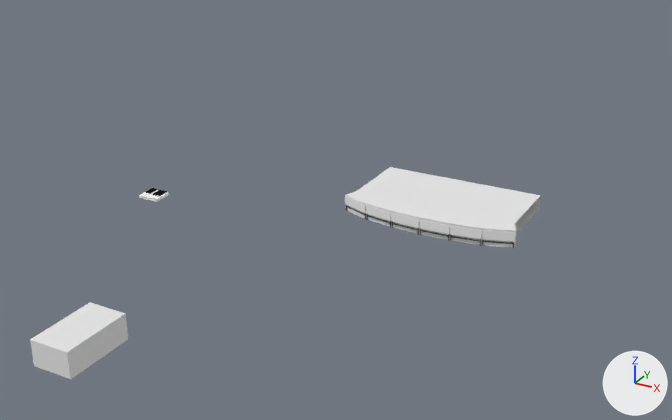
Two versions of the Blender file piano.blend, one commit apart.
Both versions are drawn from a camera (50 mm lens) standing at (24.6, -62.2, 30.9) and looking at (-5.5, -7.4, 3.5). Lighting does not change. The marker at lower right points along +X, +Y and +Z.

Script lines for the objects in view, before the commit:
```python
me_cube = bpy.data.meshes.new('Cube')
me_cube.from_pydata(...)  # a box spanning x -1.0..1.0, y -1.0..1.0, z -1.0..1.0
me_cube.materials.append(mat_material)  # white #e7e7e7
me_stage_floor = bpy.data.meshes.new('stage floor')
me_stage_floor.from_pydata(...)  # 49 vertices, 22 faces; spans x -0.94..0.94, y -1.51..1.02, z -1.03..1.01
me_stage_floor.materials.append(mat_material)  # white #e7e7e7
me_stage_floor_001 = bpy.data.meshes.new('stage floor.001')
me_stage_floor_001.from_pydata(...)  # 26 vertices, 12 faces; spans x -0.98..0.89, y -1.3..-0.92, z 0.01..2.05
ob_core = bpy.data.objects.new('core', me_cube)
ob_core.location = (-15.32, -24.19, -1.39)
ob_core.scale = (1.57, 2.74, 1.0)
_m = ob_core.modifiers.new('Bevel', 'BEVEL')
_m.width = 0.01
_m.width_pct = 0.01
_m.segments = 5
_m.limit_method = 'NONE'
_m.spread = 0.0
ob_stage = bpy.data.objects.new('stage', me_stage_floor)
ob_stage.parent = ob_stage_001
ob_stage.matrix_parent_inverse = Matrix(((0.13, -0.000735, 0.0, 0.0917), (0.00163, 0.289, 0.0, -0.657), (0.0, 0.0, 1.56, -0.657), (0.0, 0.0, 0.0, 1.0)))
ob_stage.location = (-1.01, 3.083, 1.114)
ob_stage.rotation_euler = (0.0, 0.0, -0.00563)  # degrees (0, 0, -0.3)
ob_stage.scale = (7.64, 3.44, 0.641)
_m = ob_stage.modifiers.new('Bevel', 'BEVEL')
_m.width = 0.01
_m.width_pct = 0.01
_m.segments = 5
_m.limit_method = 'NONE'
_m.spread = 0.0
ob_stage_001 = bpy.data.objects.new('stage.001', me_stage_floor_001)
ob_stage_001.location = (-0.69, 2.275, 0.421)
ob_stage_001.rotation_euler = (0.0, 0.0, -0.00563)  # degrees (0, 0, -0.3)
ob_stage_001.scale = (7.66, 3.46, 0.641)
_m = ob_stage_001.modifiers.new('Bevel', 'BEVEL')
_m.width = 0.01
_m.width_pct = 0.01
_m.segments = 5
_m.limit_method = 'NONE'
_m.spread = 0.0
```
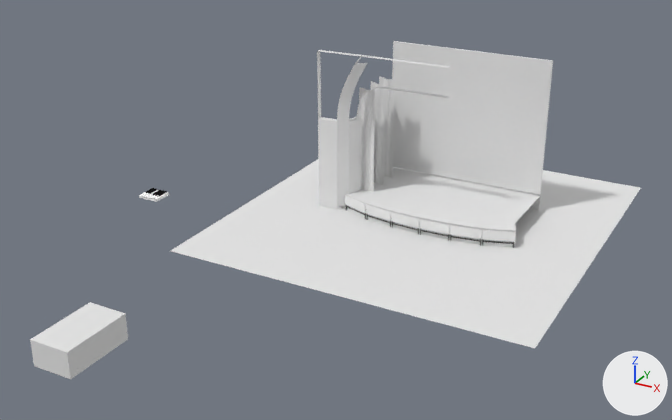
What changed in the scene script:
```text
Add mat_wooden_floor:
    mat_wooden_floor = diffuse_material('wooden floor')
    mat_wooden_floor.base_color = (0.8, 0.8, 0.8)  # white #e7e7e7
Add mat_black_fabric:
    mat_black_fabric = diffuse_material('black fabric')
    mat_black_fabric.base_color = (0.8, 0.8, 0.8)  # white #e7e7e7
Add me_stage_floor_1:
    me_stage_floor_1.from_pydata(...)  # 49 vertices, 21 faces; spans x -0.94..0.94, y -1.51..1.02, z -1.03..1.01
    me_stage_floor_1.materials.append(mat_material)  # white #e7e7e7
Add me_cube_001:
    me_cube_001.from_pydata(...)  # a box spanning x -1.0..1.0, y -1.0..1.0, z -1.0..1.0
Add me_vert:
    me_vert.from_pydata(...)  # 265 vertices, 233 faces, 4 loose edges; spans x -1.96..8.77, y -0.46..7.5, z -0.26..12.86
Add me_vert_001:
    me_vert_001.from_pydata([(20.4, 10.0, -0.1), (-7.4, 10.0, -0.1), (20.4, -8.0, -0.1), (-7.4, -8.0, -0.1)], [], [(0, 1, 3, 2)])
    me_vert_001.materials.append(mat_wooden_floor)  # white #e7e7e7
Add me_plane:
    me_plane.from_pydata(...)  # 114 vertices, 54 faces; spans x -0.67..0.75, y -1.02..1.0, z -3.83..-0.15
    me_plane.materials.append(mat_black_fabric)  # white #e7e7e7
Change ob_stage_001:
    ob_stage_001: bpy.data.objects.new('stage.001', me_stage_floor_001) -> bpy.data.objects.new('stage.001', me_stage_floor_1)
Change ob_stage:
    ob_stage: bpy.data.objects.new('stage', me_stage_floor) -> bpy.data.objects.new('stage', me_stage_floor_001)
Add ob_backboard:
    ob_backboard = bpy.data.objects.new('backboard', me_cube_001)
    ob_backboard.location = (-1.02, 6.42, 7.36)
    ob_backboard.rotation_euler = (0.0, 0.0, 0.00709)  # degrees (0, 0, 0.4)
    ob_backboard.scale = (6.66, 0.0897, 5.48)
Add ob_leftwall:
    ob_leftwall = bpy.data.objects.new('leftwall', me_vert)
    ob_leftwall.location = (-8.58, -0.78, 0.51)
Add ob_floor:
    ob_floor = bpy.data.objects.new('floor', me_vert_001)
    ob_floor.location = (-8.58, -0.78, 0.51)
    ob_floor.scale = (1.0, 1.63, 1.0)
Add ob_curtains:
    ob_curtains = bpy.data.objects.new('curtains', me_plane)
    ob_curtains.location = (-7.25, 0.51, 6.01)
    ob_curtains.rotation_euler = (1.571, 0.0, 0.0)  # degrees (90, 0, 0)
    ob_curtains.scale = (1.0, 4.33, 1.0)
```

What differs and where, as boxes (x1, y1, x2, y2) in the pictures (672 x 420 px):
'floor', added: after (171, 159, 641, 348)
'backboard', added: after (392, 41, 553, 195)
'leftwall', added: after (317, 50, 450, 210)
'curtains', added: after (359, 76, 395, 192)
